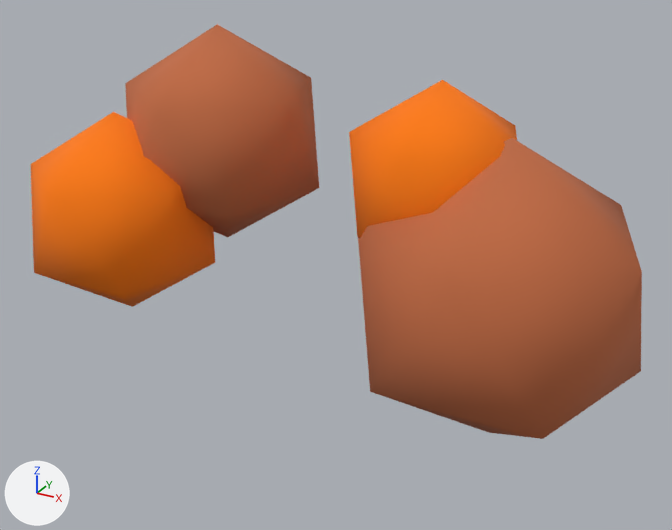
The glTF model src/assets/3d/treeorange.glb as it was, and as the next commit left it.
Rendered twice from a camera (50 mm lens) standing at (4.99, -5.4, 6.06) and looking at (1.05, 1.77, 2.48). Every picture has the same lights, and +X, +Y and +Z are marked at lower left. Where no turn or scale is listed for an object, it has been applied to the vertices.

Objects in the first picture: 'ทรงกลม Ico', 'ทรงกลม Ico.001', 'ทรงกลม Ico.002', 'ทรงกลม Ico.003'.
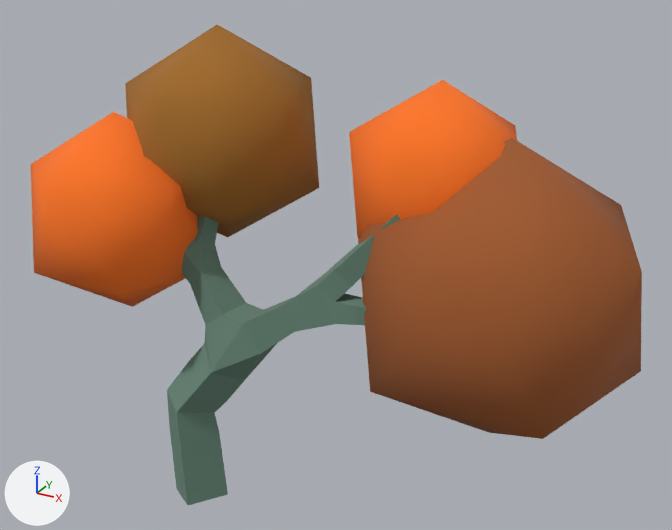
Where the change shows, as pixel boxes (x1, y1, x2, y2) in the pictures (672 x 530 px):
'ทรงกลม Ico.003', recoloured
    both: (358, 138, 642, 439)
'ทรงกลม Ico.001', recoloured
    both: (125, 24, 319, 237)
'Cube', now drawn (green)
    after: (167, 215, 400, 505)

Patch to the scene script:
```diff
--- a/src/assets/3d/treeorange.glb.py
+++ b/src/assets/3d/treeorange.glb.py
@@ mat_ว_สด @@
 mat_ว_สด = principled_material('วัสดุ')
-mat_ว_สด.base_color = (0.533, 0.147, 0.0561)  # orange #c16b43
+mat_ว_สด.base_color = (0.356, 0.145, 0.0192)  # brown #a16a26
 mat_ว_สด.roughness = 1.0
@@ mat_ว_สด__004 @@
 mat_ว_สด__004 = principled_material('วัสดุ.004')
-mat_ว_สด__004.base_color = (0.533, 0.147, 0.0561)  # orange #c16b43
+mat_ว_สด__004.base_color = (0.356, 0.104, 0.026)  # brown #a15b2d
 mat_ว_สด__004.roughness = 1.0
@@ mat_material @@
+mat_material = principled_material('Material')
+mat_material.base_color = (0.135, 0.238, 0.183)  # green #678677
+mat_material.roughness = 1.0
@@ me_cube @@
+me_cube.from_pydata(...)  # 150 vertices, 296 faces; spans x -0.7..0.29, y -1.01..2.57, z -0.04..3.39
+me_cube.materials.append(mat_material)  # green #678677
@@ ob_cube @@
-ob_cube = bpy.data.objects.new('Cube', None)
+ob_cube = bpy.data.objects.new('Cube', me_cube)
 ob_cube.location = (-0.022, 0.846, 0.051)
```
